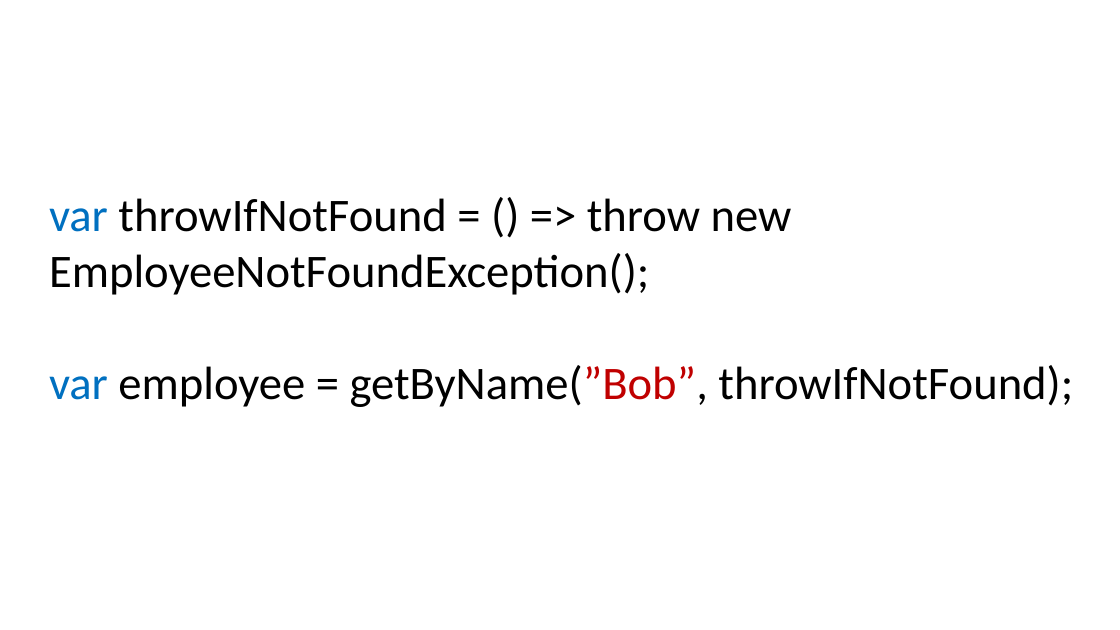
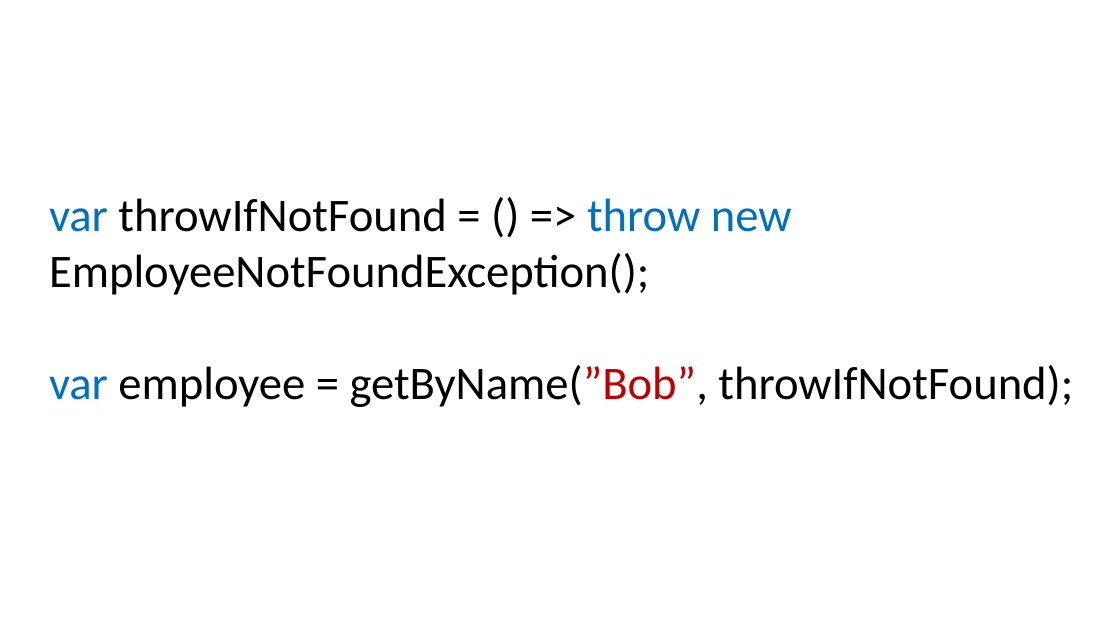
Before and after one commit to bytebarian/NullDereference, a slide deck: slide 40 of Prez/NULL/Nothing.pptx. Drawn at 1120x630 pixels with LibreOffice and Linux fonts; fonts in the diff are those of the drawing. Boxes give left, top, right and bottom in pixels: in the first picture for what was removed or moved away, otherwise in the second. Text is boxed around its words. In the diff, an @@ line names an element or a change of style, - is before the commit and + after.

```diff
--- a/Prez/NULL/Nothing.pptx
+++ b/Prez/NULL/Nothing.pptx
@@ text at [49, 198, 792, 295]: text colour #000000 to #0070C0 in "throw new" @@
```
Also in this commit, not shown: 2 other slides changed.
